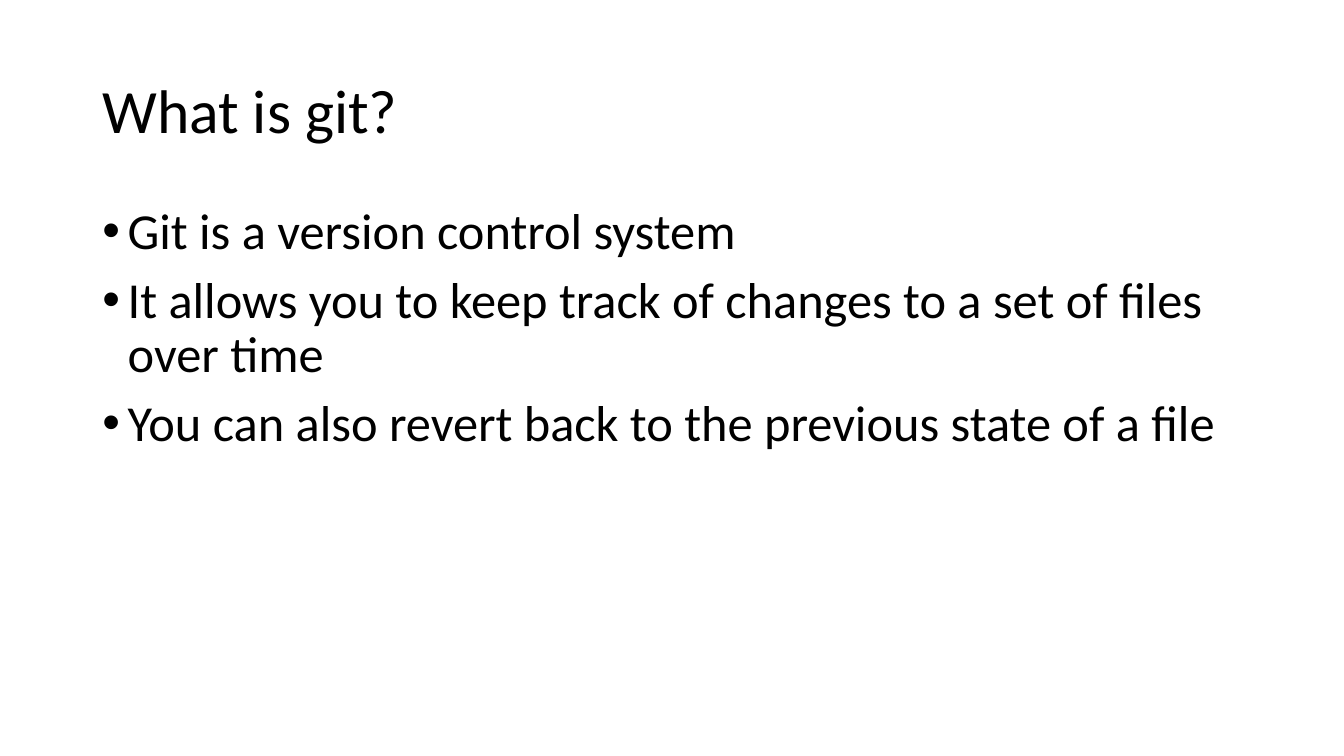
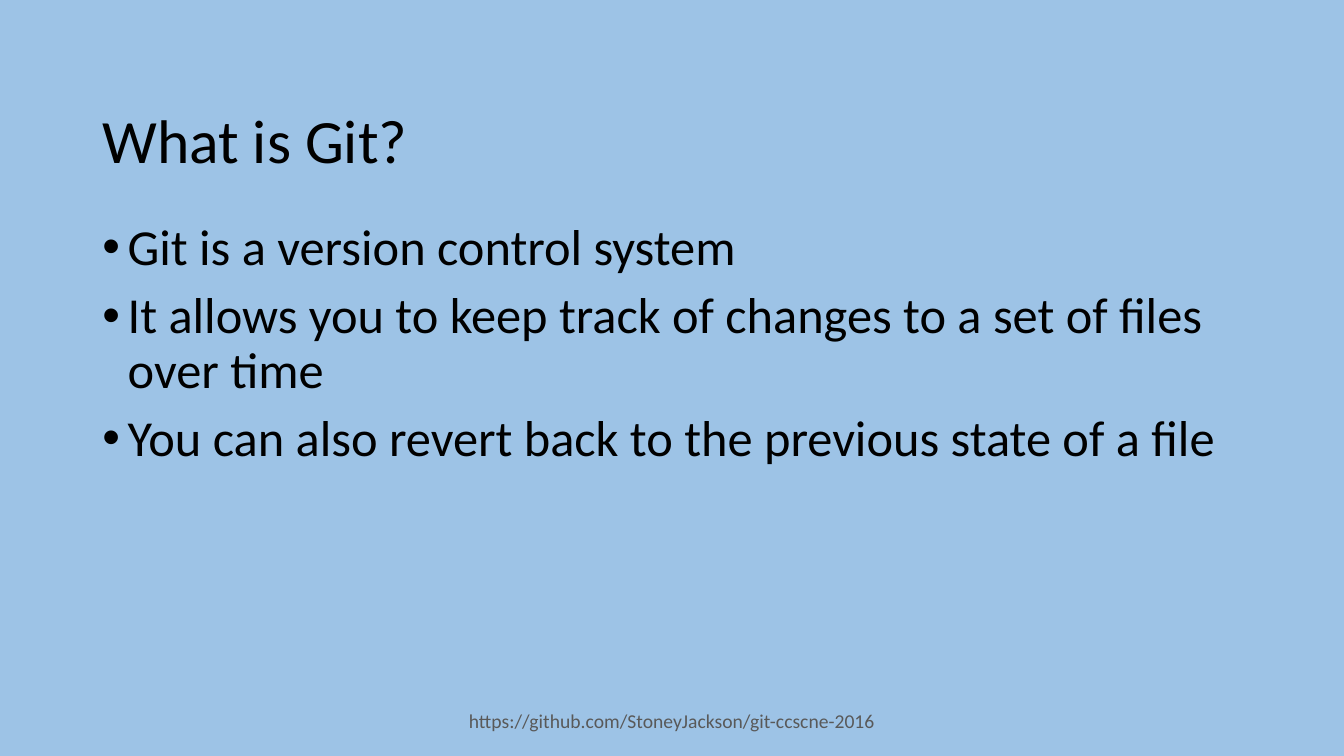
Before and after one commit to foss2serve/github-workflow-activity, a slide deck: slide 4 of tutorial1/Git-Tutorial1-CCSCNE-2016.pptx. Drawn at 1344x756 pixels with LibreOffice and Linux fonts; fonts in the diff are those of the drawing; background and template pictures are left out. Boxes give left, top, right and bottom in pixels: in the first picture for what was removed or moved away, otherwise in the second. Text is boxed around its words. In the diff, an @@ line names an element or a change of style, - is before the commit and + after.

```diff
--- a/tutorial1/Git-Tutorial1-CCSCNE-2016.pptx
+++ b/tutorial1/Git-Tutorial1-CCSCNE-2016.pptx
@@ background #FFFFFF to #9DC3E6 @@
@@ title at <box>102,120,407,164</box>: text changed @@
-What is git?
+What is Git?
@@ text "Git is a version control ...": place and size @@
-text "Git is a version control ..." at <box>128,214,1214,449</box>
+text "Git is a version control ..." at <box>128,230,1214,464</box>
@@ text added at <box>469,714,874,732</box>, 14 pt, text #595959 @@
+https://github.com/StoneyJackson/git-ccscne-2016
```
Also in this commit, not shown: 3 other slides changed, 1 slide added, 1 other file.
